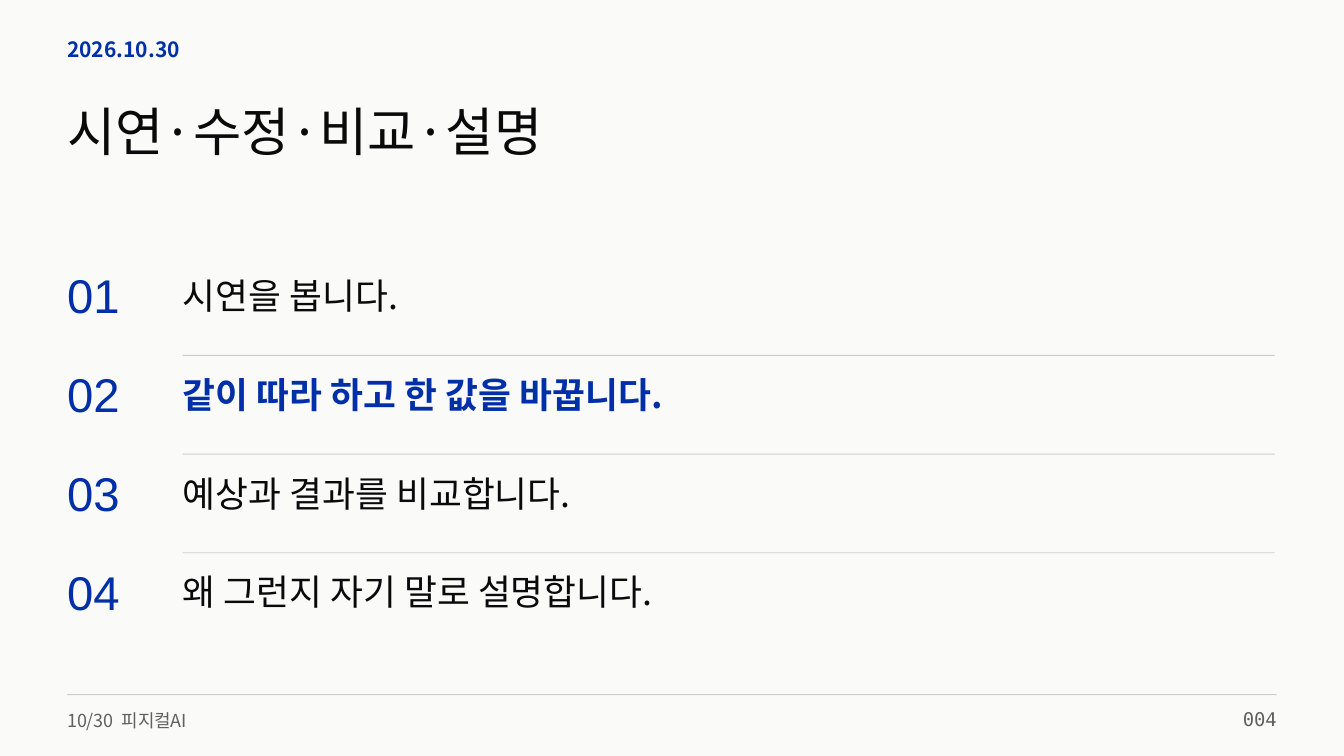
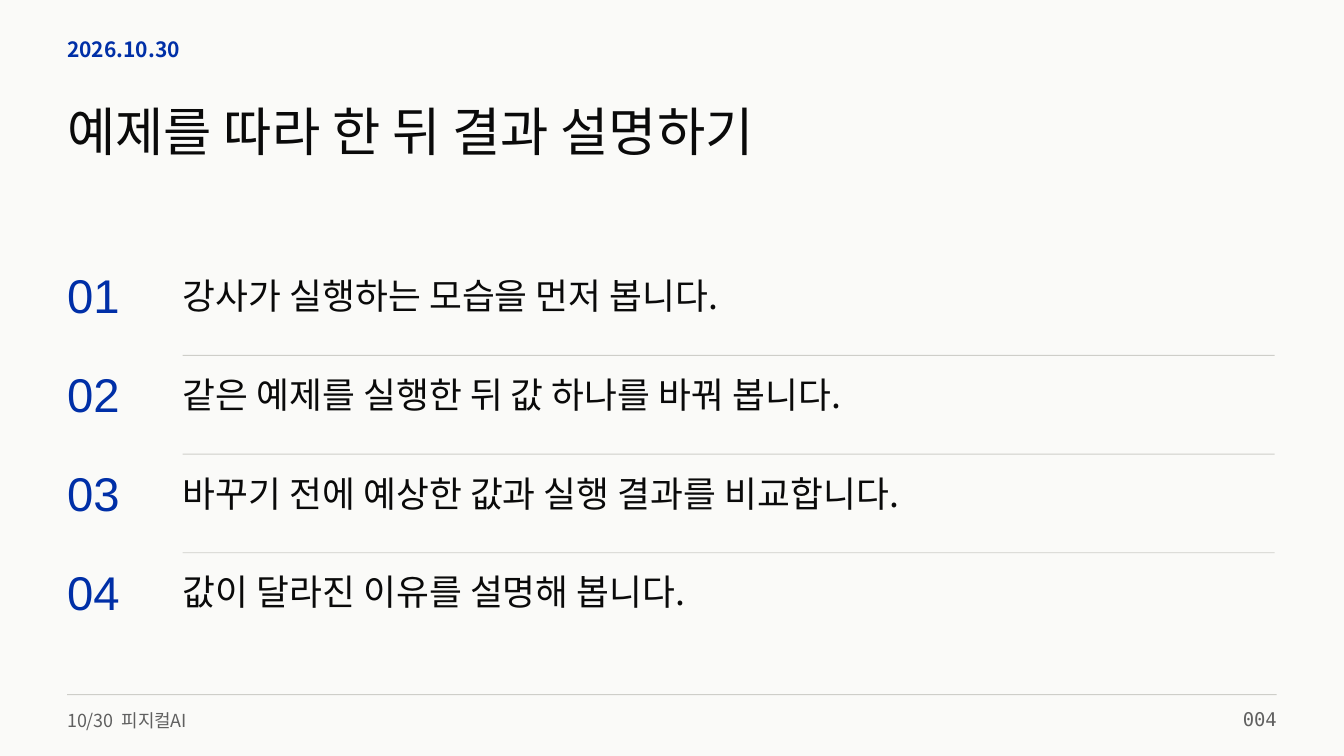
Before and after one commit to zeusk302-png/kdigital-physical-ai, a slide deck: slide 4 of downloads/2026-10-30/readable-slides.pptx. Drawn at 1344x756 pixels with LibreOffice and Linux fonts; fonts in the diff are those of the drawing. Boxes give left, top, right and bottom in pixels: in the first picture for what was removed or moved away, otherwise in the second. Text is boxed around its words. In the diff, an @@ line names an element or a change of style, - is before the commit and + after.

Commit message:
Refine beginner course wording across web and ten teaching decks

```diff
--- a/downloads/2026-10-30/readable-slides.pptx
+++ b/downloads/2026-10-30/readable-slides.pptx
@@ text at bbox=[67, 107, 754, 155]: text changed @@
-시연·수정·비교·설명
+예제를 따라 한 뒤 결과 설명하기
@@ text at bbox=[183, 279, 719, 312]: text changed @@
-시연을 봅니다.
+강사가 실행하는 모습을 먼저 봅니다.
@@ text at bbox=[183, 378, 841, 411]: text changed; text colour #002FA7 to #0A0A0A; bold off @@
-같이 따라 하고 한 값을 바꿉니다.
+같은 예제를 실행한 뒤 값 하나를 바꿔 봅니다.
@@ text at bbox=[183, 477, 899, 510]: text changed @@
-예상과 결과를 비교합니다.
+바꾸기 전에 예상한 값과 실행 결과를 비교합니다.
@@ text at bbox=[183, 575, 686, 608]: text changed @@
-왜 그런지 자기 말로 설명합니다.
+값이 달라진 이유를 설명해 봅니다.
```
Also in this commit, not shown: 64 other slides changed, 50 other files.
